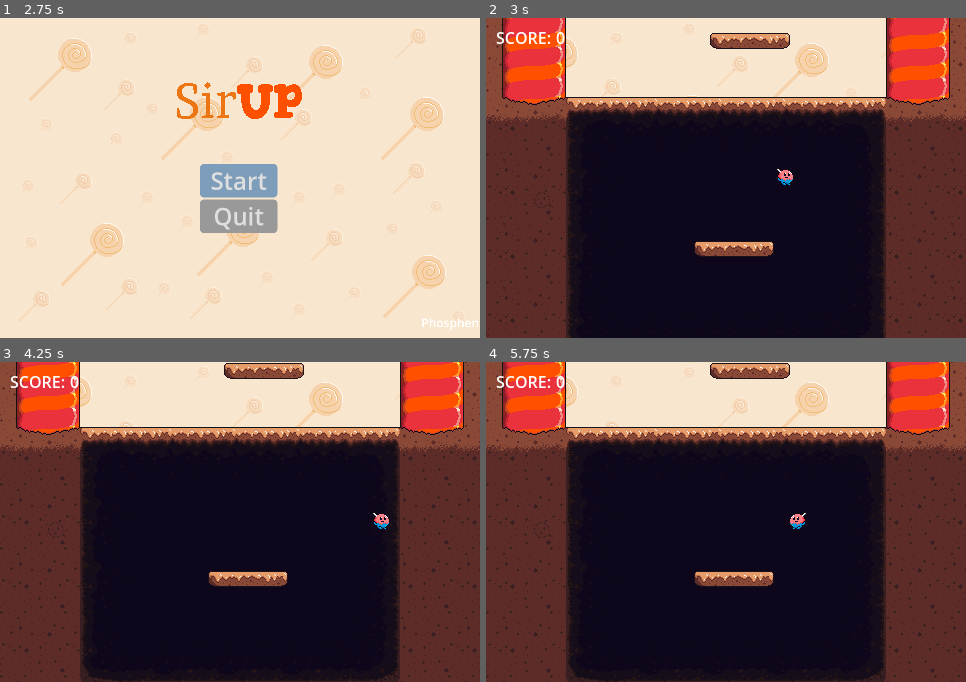
Above: before the commit, frames 1-4 (two rows, left to right).
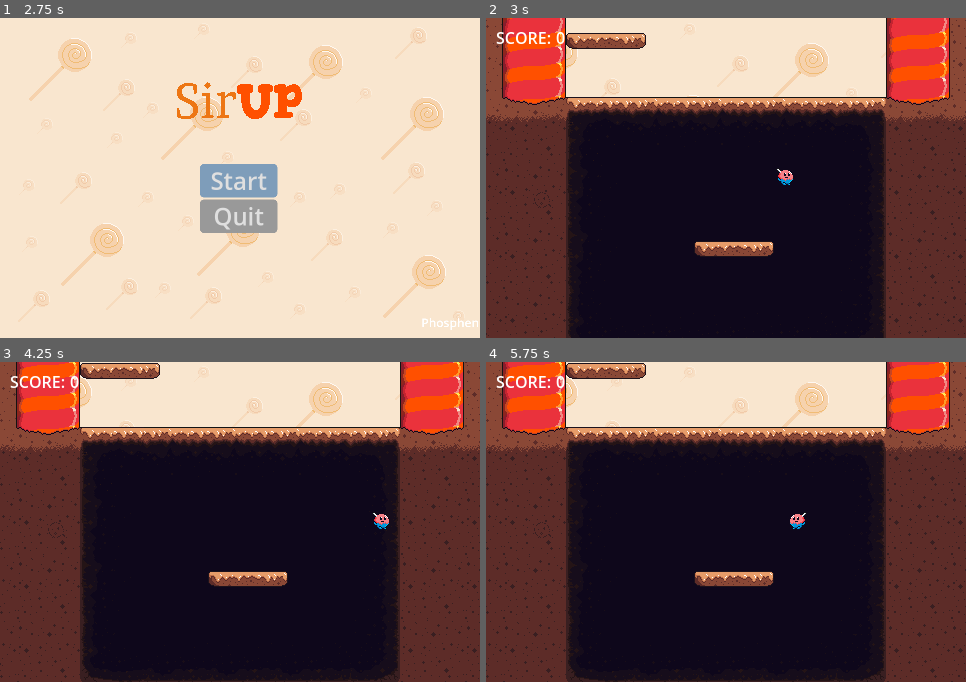
Above: after the commit, the same moments.

Repository: Phosphen/slide
Game: Godot game, scene res://Scenes/Levels/splash_screen.tscn
The game is run twice, just before and just after one commit, with the same random seed, the same clock (stepped at 60 frames per second) and the same inputs.
Inputs (mouse positions are in pixels of both pictures, inside the frame that each line leads up to):
- Up to frame 1 (2.75 s): tap Enter at 0.5, 2 s; move the mouse to (345, 162) at 0.52 s; hold Right (move_right) 0.53-2.03 s; tap Up (jump) at 0.77, 1.52 s; tap Space at 1.25 s; move the mouse to (144, 194) at 1.27 s; move the mouse to (288, 107) at 2.02 s; hold Left (move_left) from 2.03 s (still down)
- Up to frame 2 (3 s): release Left (move_left) at 2.75 s; click "Start" at 2.75 s
- Up to frame 3 (4.25 s): move the mouse to (216, 586) at 3.52 s; hold Right (move_right) from 3.53 s (still down); tap Up (jump) at 3.77 s
- Up to frame 4 (5.75 s): move the mouse to (870, 570) at 4.27 s; tap Up (jump) at 4.52, 5.27 s; move the mouse to (582, 474) at 5.02 s; release Right (move_right) at 5.03 s; hold Left (move_left) from 5.03 s (still down)

Frame 1 is identical in both runs. In frame 2, 1.6% of the frame differs, in the area x 16-64%, y 4-10%; in frame 3, 1.6%; in frame 4, 1.6%.

Commit message:
feat: double width platforms work with new spawner

Diff:
--- /dev/null
+++ b/LevelGen/Platforms/large_platform.tscn
@@ -0,0 +1,62 @@
+[gd_scene load_steps=9 format=3 uid="uid://6bradx7kcacn"]
+
+[ext_resource type="Script" path="res://LevelGen/Platforms/default_platform.gd" id="1_1w7by"]
+[ext_resource type="Script" path="res://LevelGen/timer.gd" id="2_bhg4i"]
+[ext_resource type="Texture2D" uid="uid://ccihd8vd4uu3b" path="res://Assets/World/world-tileset.png" id="3_dfhk7"]
+
+[sub_resource type="TileMapPattern" id="TileMapPattern_3wg1g"]
+tile_data = PackedInt32Array(0, 4194304, 0, 1, 4259840, 0, 2, 4325376, 0, 3, 4390912, 0, 4, 4456448, 0)
+
+[sub_resource type="TileSetAtlasSource" id="TileSetAtlasSource_q2y45"]
+resource_name = "World16"
+texture = ExtResource("3_dfhk7")
+64:0/0 = 0
+65:0/0 = 0
+66:0/0 = 0
+67:0/0 = 0
+68:0/0 = 0
+
+[sub_resource type="TileSet" id="TileSet_8b8cs"]
+sources/0 = SubResource("TileSetAtlasSource_q2y45")
+pattern_0 = SubResource("TileMapPattern_3wg1g")
+
+[sub_resource type="RectangleShape2D" id="RectangleShape2D_ph08f"]
+size = Vector2(144, 16)
+
+[sub_resource type="RectangleShape2D" id="RectangleShape2D_4o11t"]
+size = Vector2(498, 12)
+
+[node name="RigidBody2D" type="RigidBody2D"]
+gravity_scale = 0.1
+sleeping = true
+freeze = true
+contact_monitor = true
+script = ExtResource("1_1w7by")
+
+[node name="TileMap16" type="TileMap" parent="."]
+texture_filter = 1
+position = Vector2(-8, -8)
+tile_set = SubResource("TileSet_8b8cs")
+format = 2
+layer_0/tile_data = PackedInt32Array(65532, 4194304, 0, 4, 4456448, 0, 65533, 4325376, 0, 3, 4390912, 0, 0, 4325376, 0, 2, 4325376, 0, 1, 4390912, 0, 65534, 4325376, 0, 65535, 4259840, 0)
+
+[node name="CollisionShape2D" type="CollisionShape2D" parent="."]
+position = Vector2(0, -4.76837e-07)
+shape = SubResource("RectangleShape2D_ph08f")
+one_way_collision = true
+
+[node name="Timer" type="Timer" parent="."]
+wait_time = 2.0
+one_shot = true
+script = ExtResource("2_bhg4i")
+
+[node name="PlayerOverlap" type="Area2D" parent="."]
+collision_layer = 2
+collision_mask = 4
+
+[node name="CollisionShape2D" type="CollisionShape2D" parent="PlayerOverlap"]
+shape = SubResource("RectangleShape2D_4o11t")
+debug_color = Color(0, 0.65098, 0.133333, 0.419608)
+
+[connection signal="timeout" from="Timer" to="." method="_on_timer_timeout"]
+[connection signal="area_entered" from="PlayerOverlap" to="Timer" method="_on_area_2d_area_entered"]
--- a/LevelGen/TileMap16.gd
+++ b/LevelGen/TileMap16.gd
@@ -2,7 +2,9 @@
 
 var platform_index = 0
 const distance_between_platforms = 6
-# Called when the node enters the scene tree for the first time.
+# Probability of spawning a double-width platform
+var double_width_probability = 0.5  # 20% chance
+
 func _ready():
 	_spawn_next_batch()
 
@@ -13,9 +15,16 @@
 
 # xRange wall to wall: 5 <-> 24
 func _spawn_platform(index):
-	var randomX = randi_range(7, 22)
 	index *= distance_between_platforms
-	set_cell(0, Vector2i(randomX - 0, index * -1), 2, Vector2i(0, 0), 2)
+
+	# Determine if this platform should be double-width
+	var is_double_width = randf() < double_width_probability
+	if is_double_width:
+		var randomX = randi_range(9, 20)
+		set_cell(0, Vector2i(randomX - 0, index * -1), 2, Vector2i(0, 0), 4)
+	else:
+		var randomX = randi_range(7, 22)
+		set_cell(0, Vector2i(randomX - 0, index * -1), 2, Vector2i(0, 0), 2)
 
 func _on_player_reached_top():
 	# todo: clear lower batch
--- a/LevelGen/main.tscn
+++ b/LevelGen/main.tscn
@@ -13,6 +13,7 @@
 [ext_resource type="PackedScene" uid="uid://ch4swdhnac0ml" path="res://LevelGen/Platforms/static_platform.tscn" id="7_w3oat"]
 [ext_resource type="Script" path="res://LevelGen/UI.gd" id="8_4y185"]
 [ext_resource type="PackedScene" uid="uid://c7xdjuymk7qa3" path="res://Scenes/Levels/game_over_menu.tscn" id="8_a4cpu"]
+[ext_resource type="PackedScene" uid="uid://6bradx7kcacn" path="res://LevelGen/Platforms/large_platform.tscn" id="8_ev0p5"]
 
 [sub_resource type="TileMapPattern" id="TileMapPattern_hjs2i"]
 tile_data = PackedInt32Array(0, 0, 0, 1, 65536, 0, 2, 131072, 0, 3, 196608, 0, 4, 262144, 0)
@@ -101,6 +102,7 @@
 resource_name = "Platforn"
 scenes/1/scene = ExtResource("7_w3oat")
 scenes/2/scene = ExtResource("2_0q4u1")
+scenes/4/scene = ExtResource("8_ev0p5")
 
 [sub_resource type="TileSet" id="TileSet_3oju0"]
 physics_layer_0/collision_layer = 1
@@ -126,7 +128,7 @@
 wall_scene = ExtResource("4_0acmh")
 ground_scene = ExtResource("3_7rnot")
 
-[node name="TileMap64" type="TileMap" parent="."]
+[node name="WallSpawner64" type="TileMap" parent="."]
 texture_filter = 1
 position = Vector2(16, 0)
 tile_set = SubResource("TileSet_fb0bi")
@@ -134,7 +136,7 @@
 layer_0/tile_data = PackedInt32Array(65542, 65538, 0, 131078, 196610, 0, 196614, 196610, 0, 262150, 196610, 0, 131072,  …(1446 unchanged characters)…
 script = ExtResource("6_b86c7")
 
-[node name="TileMap16" type="TileMap" parent="."]
+[node name="PlatformSpawner16" type="TileMap" parent="."]
 texture_filter = 1
 tile_set = SubResource("TileSet_3oju0")
 format = 2
@@ -172,5 +174,5 @@
 [connection signal="falling_to_death" from="Player" to="UI" method="_on_player_falling_to_death"]
 [connection signal="reached_height" from="Player" to="GUI" method="_on_player_reached_height"]
 [connection signal="reached_top" from="Player" to="." method="_on_player_reached_top"]
-[connection signal="reached_top" from="Player" to="TileMap64" method="_on_player_reached_top"]
-[connection signal="reached_top" from="Player" to="TileMap16" method="_on_player_reached_top"]
+[connection signal="reached_top" from="Player" to="WallSpawner64" method="_on_player_reached_top"]
+[connection signal="reached_top" from="Player" to="PlatformSpawner16" method="_on_player_reached_top"]
Not shown: 1 places in LevelGen/main.tscn that only renumber resources
